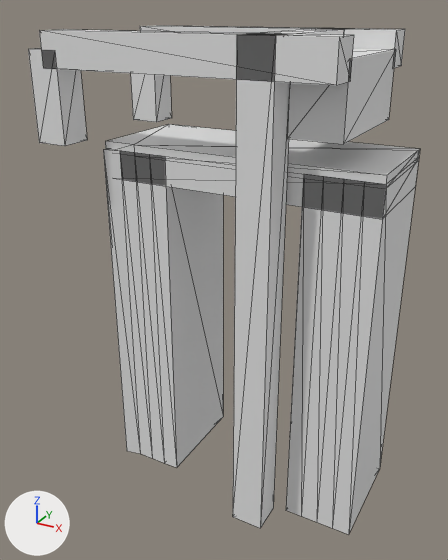
Before and after pictures for a commit that changed the glTF model models/driebergen-rijsenburg/driebergen-rijsenburg-brug-ca2abce9/driebergen-rijsenburg-brug-ca2abce9.glb.
Rendered twice from a 50 mm lens placed at (7.19, -14.96, 3.76), pointed at (-0.92, -0.22, -3.61). Arrows for +X, +Y and +Z are at lower left; the lights stay in place. The older version comes first. Mesh edges are drawn as thin lines.

The scene before the commit, as lines of its bpy script (objects in view):
```python
ob_building_balans = bpy.data.objects.new('building:balans', me_balans)
ob_building_balans.location = (0.0, 0.0, 0.0)
ob_building_balans_2 = bpy.data.objects.new('building:balans 2', me_balans_2)
ob_building_balans_2.location = (0.0, 0.0, 0.0)
ob_building_contragewicht = bpy.data.objects.new('building:contragewicht', me_contragewicht)
ob_building_contragewicht.location = (0.0, 0.0, 0.0)
ob_building_hamei = bpy.data.objects.new('building:hamei', me_hamei)
ob_building_hamei.location = (0.0, 0.0, 0.0)
ob_building_hamei_2 = bpy.data.objects.new('building:hamei 2', me_hamei_2)
ob_building_hamei_2.location = (0.0, 0.0, 0.0)
ob_building_hangstang = bpy.data.objects.new('building:hangstang', me_hangstang)
ob_building_hangstang.location = (0.0, 0.0, 0.0)
ob_building_hangstang_2 = bpy.data.objects.new('building:hangstang 2', me_hangstang_2)
ob_building_hangstang_2.location = (0.0, 0.0, 0.0)
ob_building_portaal = bpy.data.objects.new('building:portaal', me_portaal)
ob_building_portaal.location = (0.0, 0.0, 0.0)
ob_road_voetpad = bpy.data.objects.new('road:voetpad', me_voetpad)
ob_road_voetpad.location = (0.0, 0.0, 0.0)
# also in view: 'road:landhoofd (aangenomen) 2' at (2.91, 0.0, -4.9); 'road:dek' at (0.0, 0.0, -0.19); 'road:landhoofd (aangenomen)' at (-2.91, -0.05, -4.9)
```
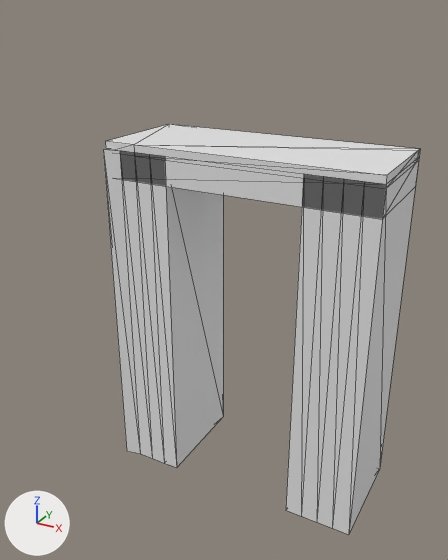
Patch to the scene script:
```diff
--- a/models/driebergen-rijsenburg/driebergen-rijsenburg-brug-ca2abce9/driebergen-rijsenburg-brug-ca2abce9.glb.py
+++ b/models/driebergen-rijsenburg/driebergen-rijsenburg-brug-ca2abce9/driebergen-rijsenburg-brug-ca2abce9.glb.py
@@ ob_building_hamei @@
-ob_building_hamei = bpy.data.objects.new('building:hamei', me_hamei)
-ob_building_hamei.location = (0.0, 0.0, 0.0)
@@ ob_building_hamei_2 @@
-ob_building_hamei_2 = bpy.data.objects.new('building:hamei 2', me_hamei_2)
-ob_building_hamei_2.location = (0.0, 0.0, 0.0)
@@ ob_building_portaal @@
-ob_building_portaal = bpy.data.objects.new('building:portaal', me_portaal)
-ob_building_portaal.location = (0.0, 0.0, 0.0)
@@ ob_building_balans @@
-ob_building_balans = bpy.data.objects.new('building:balans', me_balans)
-ob_building_balans.location = (0.0, 0.0, 0.0)
@@ ob_building_hangstang @@
-ob_building_hangstang = bpy.data.objects.new('building:hangstang', me_hangstang)
-ob_building_hangstang.location = (0.0, 0.0, 0.0)
@@ ob_building_balans_2 @@
-ob_building_balans_2 = bpy.data.objects.new('building:balans 2', me_balans_2)
-ob_building_balans_2.location = (0.0, 0.0, 0.0)
@@ ob_building_hangstang_2 @@
-ob_building_hangstang_2 = bpy.data.objects.new('building:hangstang 2', me_hangstang_2)
-ob_building_hangstang_2.location = (0.0, 0.0, 0.0)
@@ ob_building_contragewicht @@
-ob_building_contragewicht = bpy.data.objects.new('building:contragewicht', me_contragewicht)
-ob_building_contragewicht.location = (0.0, 0.0, 0.0)
```

What differs and where, as boxes [x1, y1, x2, y2] in the pictures (448 x 560 px):
'building:hamei 2', deleted
    before: [233, 33, 290, 528]
'building:balans 2', deleted
    before: [39, 29, 354, 85]
'building:contragewicht', deleted
    before: [287, 48, 396, 144]
'building:hangstang 2', deleted
    before: [28, 48, 87, 146]
'building:balans', deleted
    before: [140, 26, 405, 69]
'building:hangstang', deleted
    before: [131, 74, 172, 122]
'building:portaal', deleted
    before: [252, 29, 345, 35]
'building:hamei', deleted
    before: [318, 28, 348, 29]
